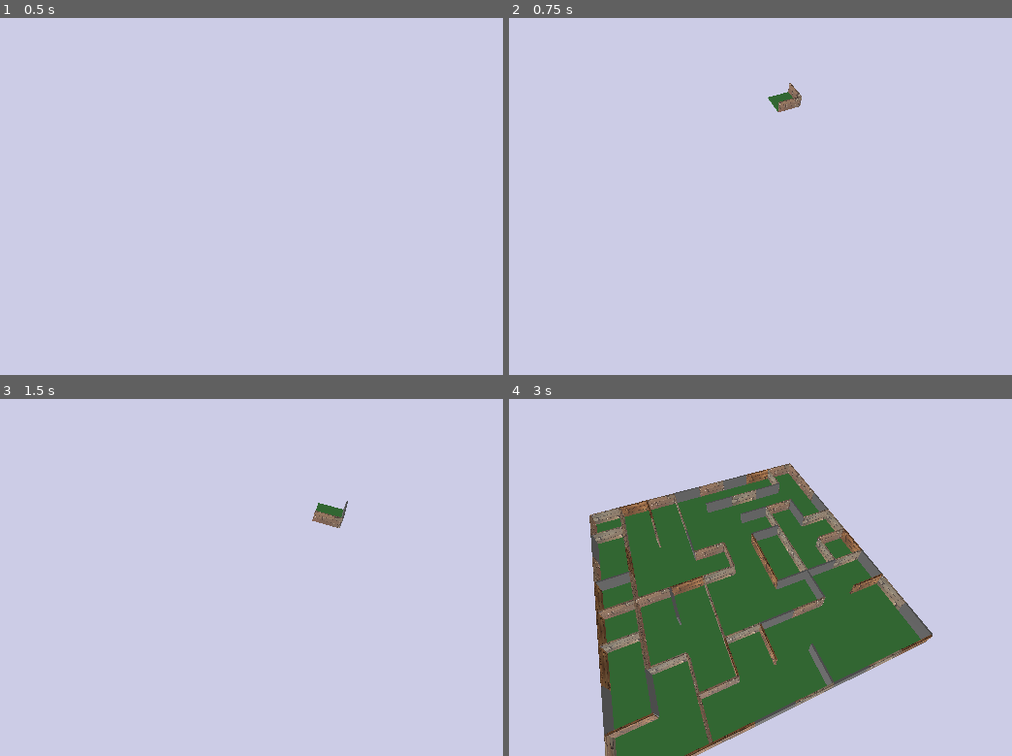
Above: before the commit, frames 1-4 (two rows, left to right).
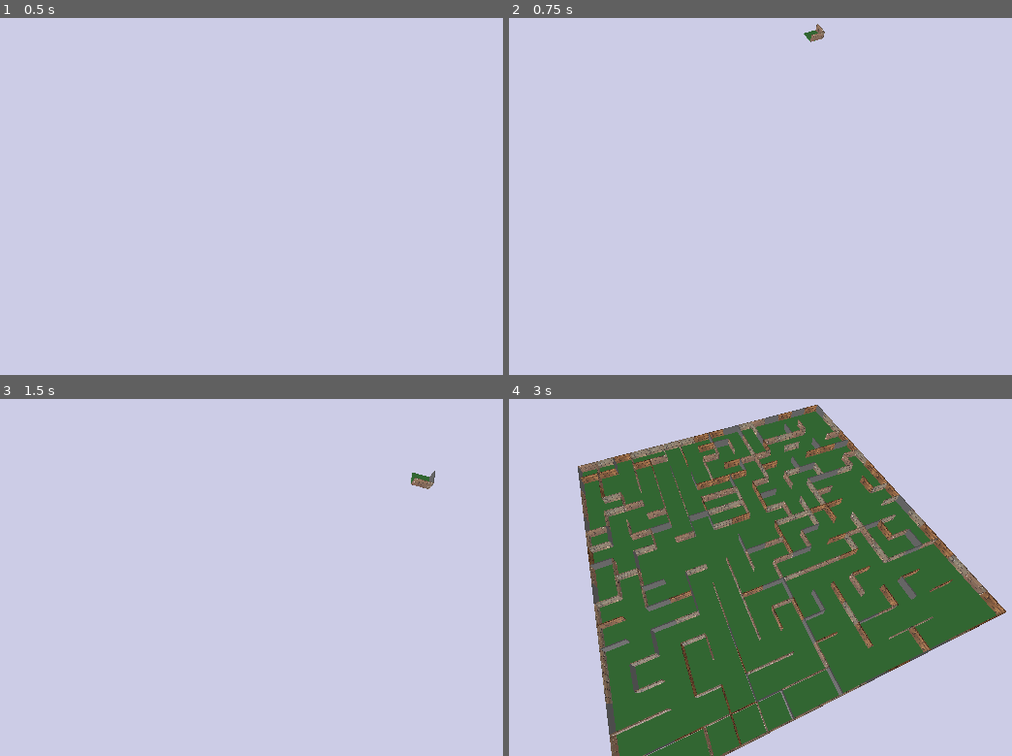
Above: after the commit, the same moments.

Repository: yay0shi/wfc_labirinth
Game: Godot game, scene res://main.tscn
The game is run twice, just before and just after one commit, with the same random seed, the same clock (stepped at 60 frames per second) and the same inputs.
Inputs (mouse positions are in pixels of both pictures, inside the frame that each line leads up to):
- Up to frame 1 (0.5 s): no input
- Up to frame 2 (0.75 s): tap Enter (ui_accept) at 0.5 s; move the mouse to (921, 135) at 0.52 s; hold Right from 0.53 s (still down); click (921, 135) at 0.67 s
- Up to frame 3 (1.5 s): tap Enter (ui_accept) at 0.77, 1.25 s; move the mouse to (85, 559) at 1.27 s; release Right at 1.28 s; hold Left from 1.28 s (still down); click (85, 559) at 1.42 s
- Up to frame 4 (3 s): tap Enter (ui_accept) at 1.52, 2 s; move the mouse to (830, 441) at 2.02 s; release Left at 2.03 s; hold Right from 2.03 s (still down); click (830, 441) at 2.17 s; move the mouse to (715, 623) at 2.77 s; click (715, 623) at 2.92 s

Frame 1 is identical in both runs. In frame 2, 0.4% of the frame differs, in the area x 51-63%, y 1-27%; in frame 3, 0.5%; in frame 4, 32%, in the area x 13-99%, y 1-100%.
Error in both runs: Invalid access to property or key 'process_frame' on a base object of type 'null instance'. (res://scripts/wfc_3d.gd:79)

Commit message:
new cam controller

Diff:
--- a/scripts/camera_controller.gd
+++ b/scripts/camera_controller.gd
@@ -1,10 +1,28 @@
 extends Camera3D
 
 @export var rotation_speed: float = 0.5
+@export var maze_size: Vector3 = Vector3(16, 1, 16)  # Размер лабиринта в тайлах
+@export var camera_radius: float = 30.0
+@export var camera_height: float = 35.0
+
 var angle: float = 0.0
+var maze_center: Vector3 = Vector3.ZERO
 
 func _ready():
+	print("Камера: инициализация с maze_size = ", maze_size)
+	calculate_center()
 	update_camera_position()
+
+func calculate_center():
+	# ВЫЧИСЛЯЕМ ЦЕНТР ЛАБИРИНТА
+	# Размер тайла = 4 единицы, поэтому: (количество_тайлов * размер_тайла) / 2
+	maze_center = Vector3(
+		(maze_size.x * 4) / 2.0,  # 8 тайлов * 4 / 2 = 16
+		1,
+		(maze_size.z * 4) / 2.0   # 8 тайлов * 4 / 2 = 16
+	)
+	var max_dimension = max(maze_size.x, maze_size.z)
+	camera_height = max_dimension * 3  # 16 × 2.5 = 40
 
 func _input(event):
 	if event is InputEventKey:
@@ -15,12 +33,20 @@
 			angle += PI / 8
 			update_camera_position()
 
+	if event is InputEventMouseButton:
+		if event.pressed:
+			if event.button_index == MOUSE_BUTTON_WHEEL_UP:
+				camera_radius = max(camera_radius - 2.0, 10.0)
+				update_camera_position()
+			if event.button_index == MOUSE_BUTTON_WHEEL_DOWN:
+				camera_radius = min(camera_radius + 2.0, 100.0)
+				update_camera_position()
+
 func update_camera_position():
-	var radius = 25.0
-	var height = 30.0
 	position = Vector3(
-		cos(angle) * radius + 10,
-		height,
-		sin(angle) * radius + 10
+		cos(angle) * camera_radius + maze_center.x,
+		camera_height,
+		sin(angle) * camera_radius + maze_center.z
 	)
-	look_at(Vector3(10, 0, 10))
+	look_at(maze_center)
+	print("Камера: pos=", position, " look_at=", maze_center)
--- a/scripts/wfc_3d.gd
+++ b/scripts/wfc_3d.gd
@@ -3,7 +3,7 @@
 class_name WaveFunctionCollapse3D
 
 # Размер лабиринта
-@export var grid_size: Vector3i = Vector3i(8 , 1, 8)
+@export var grid_size: Vector3i = Vector3i(16 , 1, 16)
 
 # Ссылки на сцены тайлов
 var tile_scenes = {
